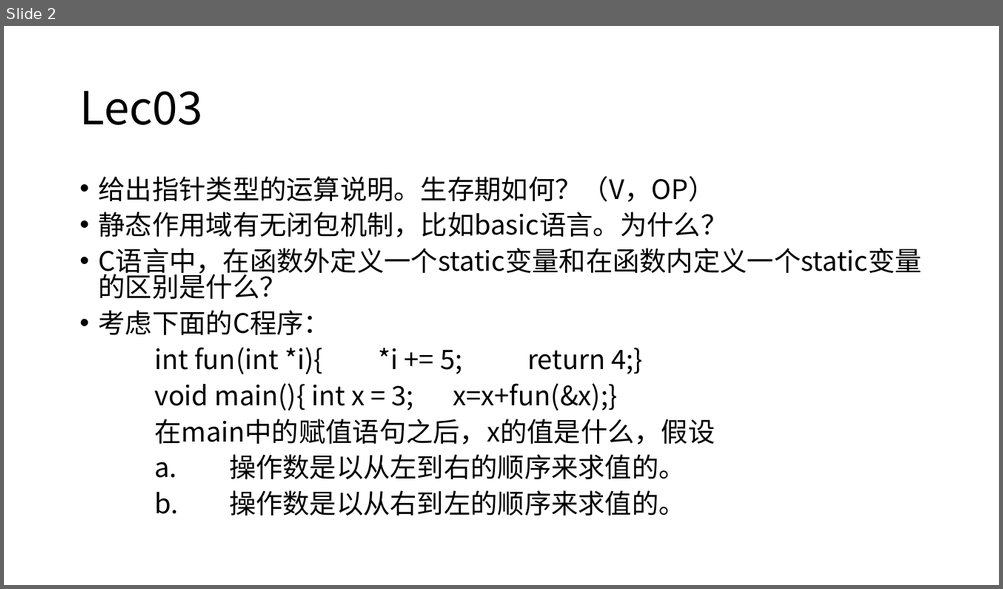
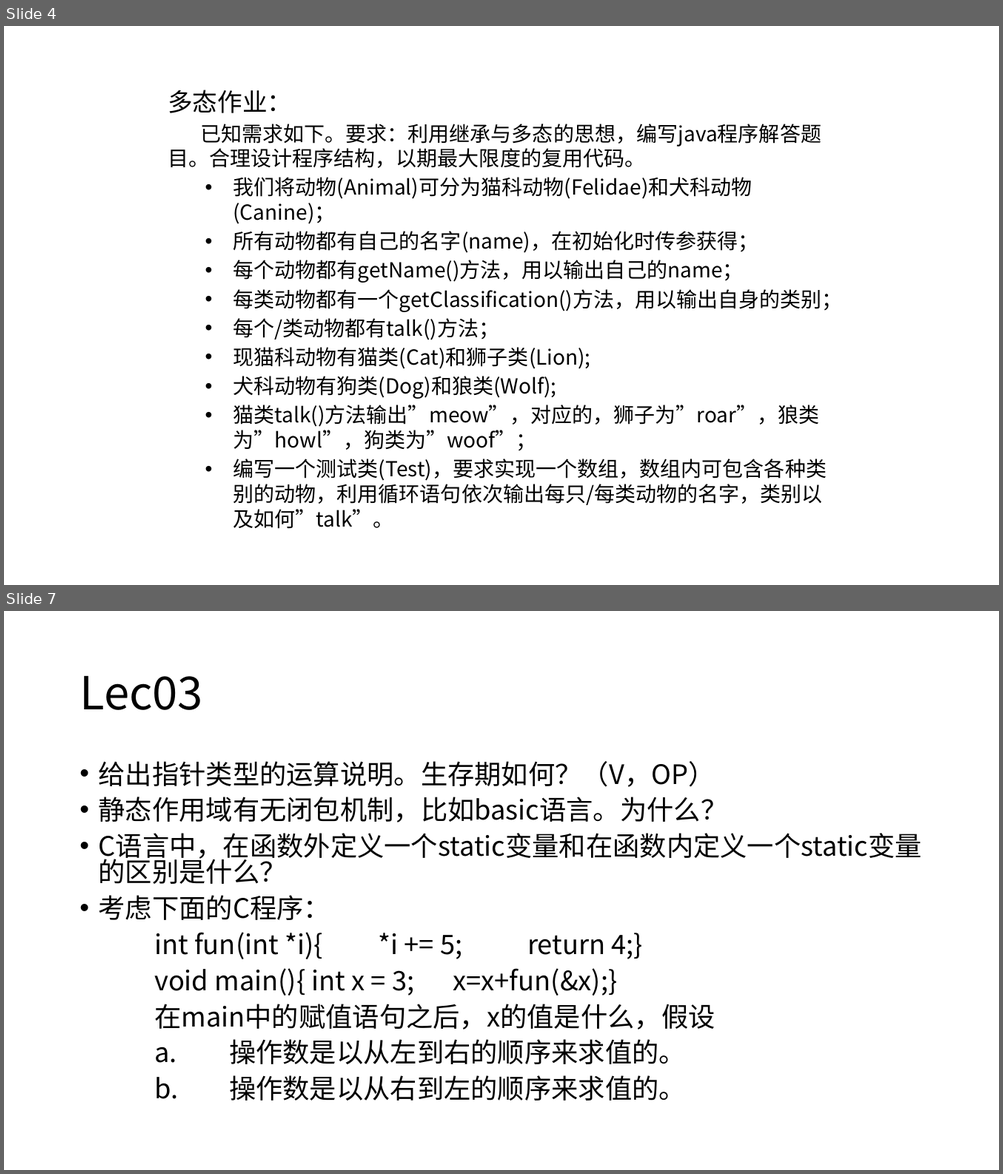
Before and after one commit to PatchouliJY/ZuoYe, a slide deck: 程序设计语言/作业.pptx. Shown one above the other, each under a label of ours: slide 2 before the commit, slides 4 and 7 after it; the slides between them are not shown. The pictures are 1003x589 and 1003x1174 pixels, drawn with LibreOffice and Linux fonts; fonts in the diff are those of the drawing. Boxes give left, top, right and bottom in pixels: in the first picture for what was removed or moved away, otherwise in the second. Text is boxed around its words. In the diff, an @@ line names an element or a change of style, - is before the commit and + after.

```diff
--- a/程序设计语言/作业.pptx
+++ b/程序设计语言/作业.pptx
@@ slide 4 added at [4, 26, 999, 585], background #FFFFFF @@
@@ text added at [168, 90, 842, 529], 20 pt, text #000000 @@
+多态作业：
+    已知需求如下。要求：利用继承与多态的思想，编写java程序解答题目。合理设计程序结构，以期最大限度的复用代码。
+    • 我们将动物(Animal)可分为猫科动物(Felidae)和犬科动物(Canine)；
+    • 所有动物都有自己的名字(name)，在初始化时传参获得；
+    • 每个动物都有getName()方法，用以输出自己的name；
+    • 每类动物都有一个getClassification()方法，用以输出自身的类别；
+    • 每个/类动物都有talk()方法；
+    • 现猫科动物有猫类(Cat)和狮子类(Lion);
+    • 犬科动物有狗类(Dog)和狼类(Wolf);
+    • 猫类talk()方法输出”meow”，对应的，狮子为”roar”，狼类为”howl”，狗类为”woof”；
+    • 编写一个测试类(Test)，要求实现一个数组，数组内可包含各种类别的动物，利用循环语句依次输出每只/每类动物的名字，类别以及如何”talk”。
@@ what was slide 2 is now slide 7 @@
```
Also in this commit, not shown: 4 other slides added, 1 other file.
